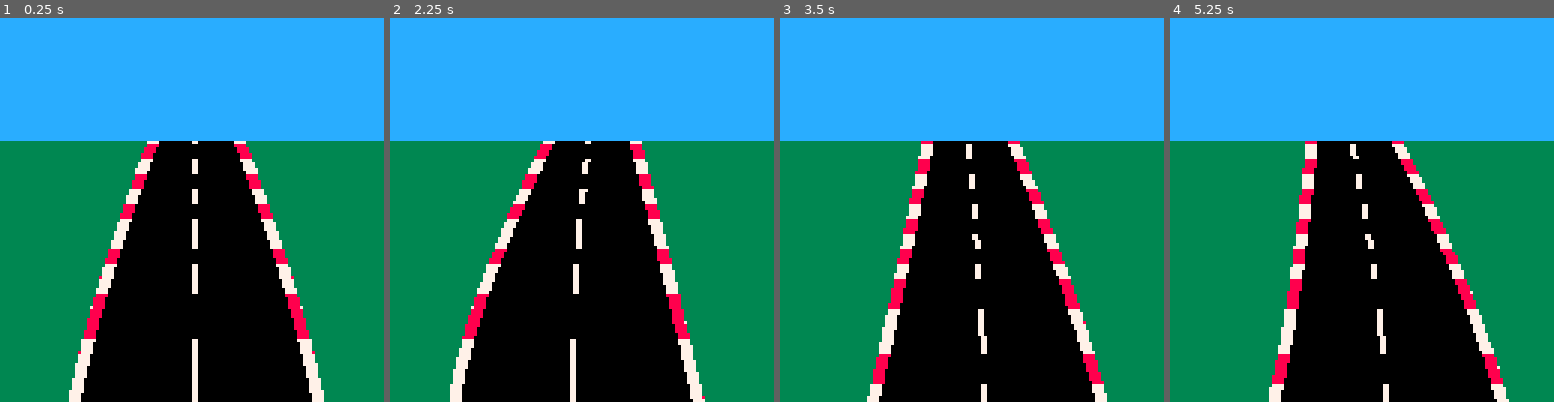
Above: before the commit, frames 1-4 (left to right).
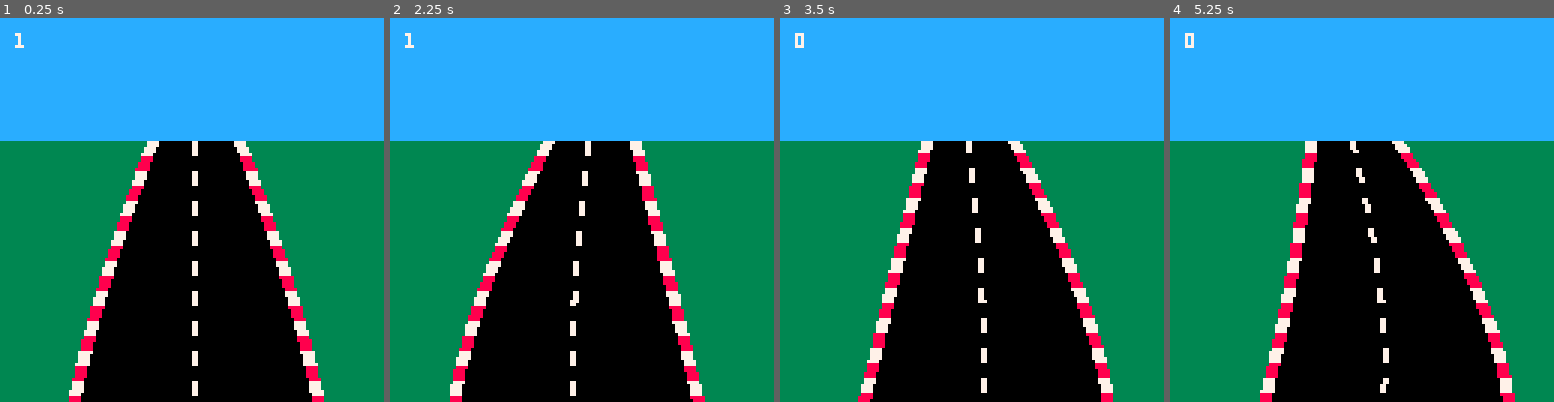
Above: after the commit, the same moments.

Repository: BenAttenborough/picoracer
Game: PICO-8 cartridge kia.p8
Two runs of this game, one before a commit and one after it. Both use one fixed random seed, a clock stepped at 60 frames per second and the inputs below.
Inputs:
- Up to frame 1 (0.25 s): no input
- Up to frame 2 (2.25 s): hold Left from 1.97 s (still down)
- Up to frame 3 (3.5 s): release Left at 2.37 s; hold Down 2.42-2.82 s; hold Right from 2.87 s (still down)
- Up to frame 4 (5.25 s): release Right at 3.53 s; hold Up 3.58-4.08 s; hold Right 4.13-4.53 s; hold Down 4.58-5.08 s; hold Left from 5.13 s (still down)

The runs differ from the first frame. In frame 1, 3.2% of the frame differs, in the area x 3-85%, y 3-100%; in frame 2, 3.2%; in frame 3, 6.5%; in frame 4, 6.6%, in the area x 3-90%, y 3-100%.

Commit message:
Tidy up curve colouring algorthym

Diff:
--- a/main.lua
+++ b/main.lua
@@ -12,9 +12,35 @@
     minXCurve = 0
     curbWidth = 4
     logfile = "log.txt"
+    count = 1
+    slowCount = 1
+    movementCount = 1
+    Dlog("Initialise log", true)
 end
 
 function _update()
+    input()
+    count += 1
+    count = count % 10
+    if count % 5 == 0 then
+        slowCount += 1
+        slowCount = slowCount % 5
+    end
+    movementCount = movementCount % 5
+
+end
+
+function _draw()
+    cls(3)
+    drawLeftRoadEdge()
+    drawCentralLine()
+    drawRightRoadEdge()
+    drawSky()
+    -- print(slowCount,5,5,7)
+    print(movementCount,5,5,7)
+end
+
+function input()
     if (btn(0)) then
         leftBezierAnchorX -= 1
         rightBezierAnchorX -= 1
@@ -31,23 +57,16 @@
         rightBezierTopX -= horzMovementInterval
         centralBezierTopX -= horzMovementInterval
     end
-    if (btn(2)) then
-        bezierAnchorY -= 1
-        bezierAnchorY -= 1
+    if (btnp(2)) then
+        movementCount += 1
+        -- bezierAnchorY -= 1
+        -- bezierAnchorY -= 1
     end
-    if (btn(3)) then
-        bezierAnchorY += 1
-        bezierAnchorY += 1
+    if (btnp(3)) then
+        movementCount -= 1
+        -- bezierAnchorY += 1
+        -- bezierAnchorY += 1
     end
-end
-
-function _draw()
-    cls(3)
-    drawLeftRoadEdge()
-    drawCentralLine()
-    drawRightRoadEdge()
-    drawSky()
-
 end
 
 function drawSky()
@@ -97,21 +116,47 @@
     end
 end
 
-function toggleColour(originalCol,c1,c2)
-    if originalCol == c1 then return c2 else return c1
-    end
+-- function toggleColour(originalCol,c1,c2)
+--     if originalCol == c1 then return c2 else return c1
+--     end
+-- end
+
+function toggleCurbColours()
+    local temp = c1
+    c1 = c2
+    c2 = temp
 end
 
 function drawqbcAlternating(x1,y1,x2,y2,x3,y3,n,w,c1,c2)
+    -- if movementCount == 0 then
+    --     local temp = c1
+    --     c1 = c2
+    --     c2 = temp
+    -- end
+    local initY = qbcvector(y1,y2,y3,1/n)
+    -- print("initY",5,10,7)
+    -- Dlog(initY)
     local colour = c1
+    -- if slowCount == 0 then
+    --     colour = c1
+    -- else
+    --     colour = c2
+    -- end
+    -- if slowCount == 4 then toggleColour(colour,c1,c2) end
     for i = 1,n do
         local t = i/n
         local x = qbcvector(x1,x2,x3,t)
         local y = qbcvector(y1,y2,y3,t)
-        if flr(y) % 5 == 1 then colour = toggleColour(colour,c1,c2) end
+        -- Dlog("Y: " .. y .. ", flr(y): " .. flr(y) .. "Toogle?: " .. (flr(y) % 5 == 1 and "True" or "false"))
+        -- Dlog("Y: " .. y .. ", flr(y): " .. flr(y) .. " Last digit: " .. flr(flr(y)%10))
+        -- if flr(y) % 5 == 1 then colour = toggleColour(colour,c1,c2) end
+
+        if flr(flr(y)%10) >= movementCount and flr(flr(y)%10) < movementCount + 5 then colour = c1 else colour = c2 end
         for j = 0,(w-1) do
             pset(x+j,y,colour)
         end
+
+
     end
 end
 
Not shown, changed: log.txt
